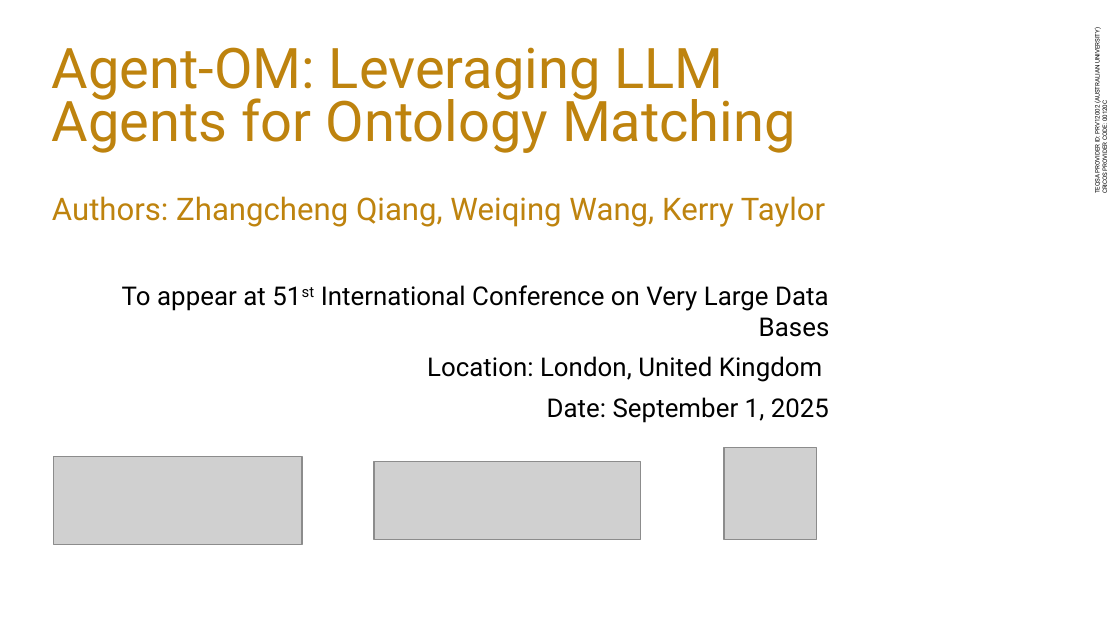
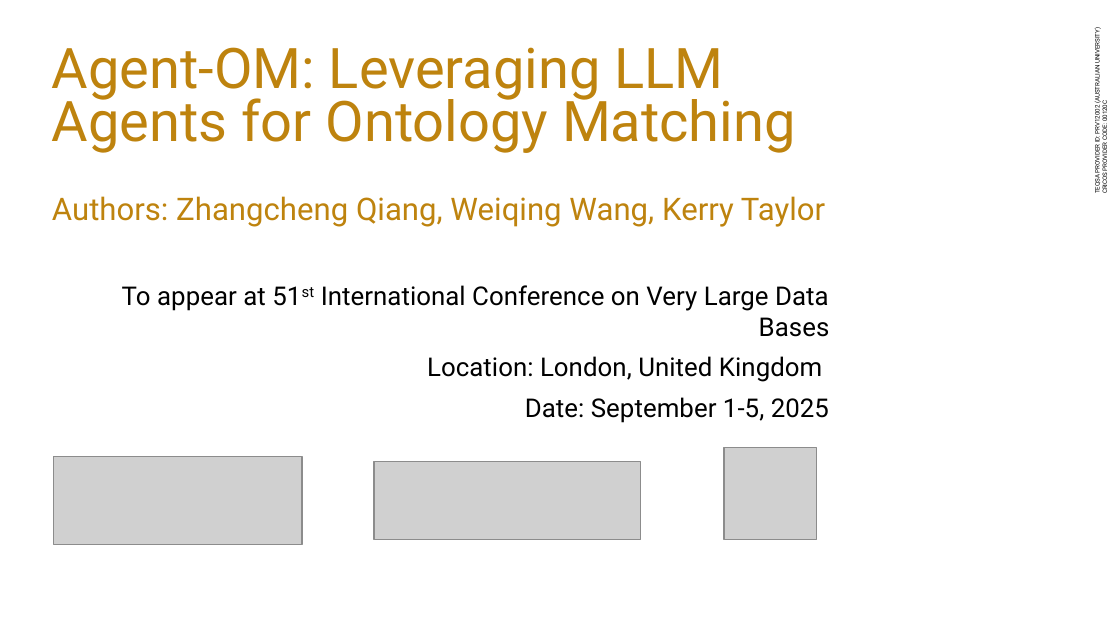
Before and after one commit to qzc438/ontology-llm, a slide deck: slide 1 of slide_presentation/VLDB-2025-Presentation.pptx. Drawn at 1120x630 pixels with LibreOffice and Linux fonts; fonts in the diff are those of the drawing; grey boxes stand for pictures; background and template pictures are left out. Boxes give left, top, right and bottom in pixels: in the first picture for what was removed or moved away, otherwise in the second. Text is boxed around its words. In the diff, an @@ line names an element or a change of style, - is before the commit and + after.

```diff
--- a/slide_presentation/VLDB-2025-Presentation.pptx
+++ b/slide_presentation/VLDB-2025-Presentation.pptx
@@ text at (525,397,829,423): text changed @@
-  Date: September 1, 2025
+  Date: September 1-5, 2025
```
Also in this commit, not shown: 5 other slides changed, 2 other files.
